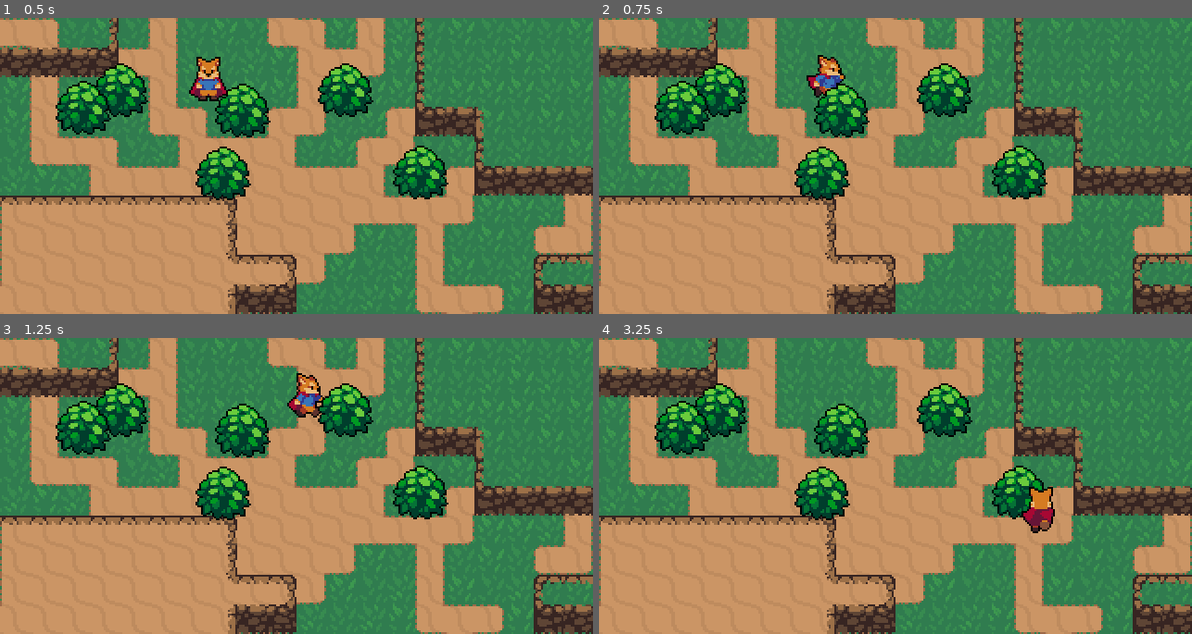
Above: before the commit, frames 1-4 (two rows, left to right).
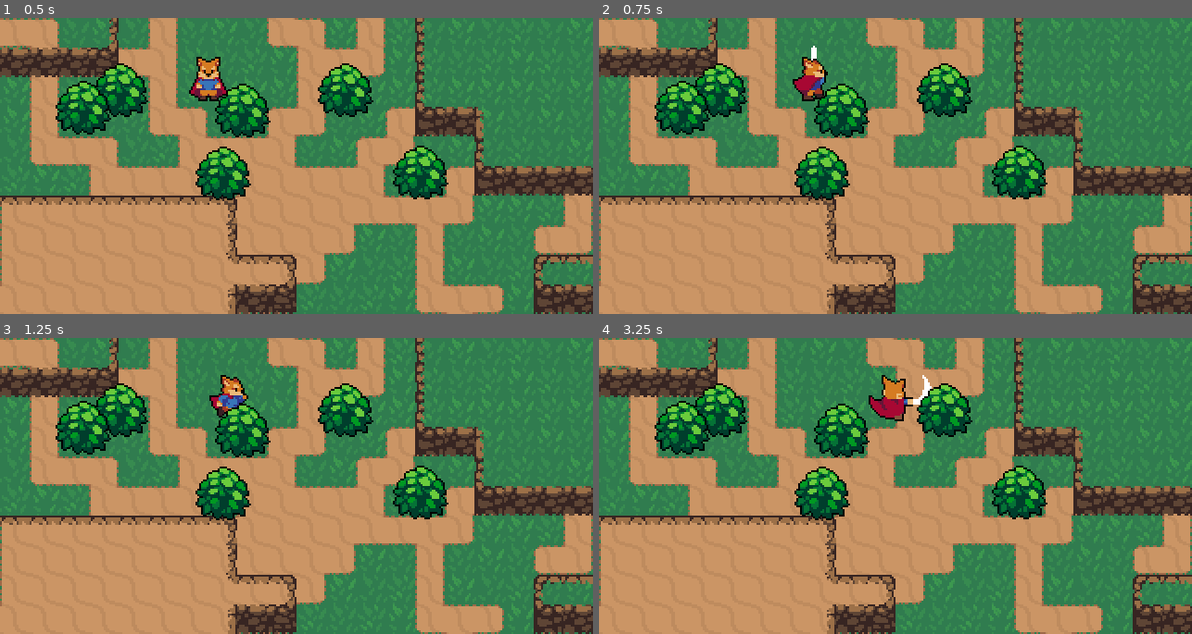
Above: after the commit, the same moments.

Repository: KiYari/TestRPG
Game: Godot game, scene res://World.tscn
Same seed, same stepped clock (60 frames per second), same inputs: the game is played once before the commit and once after it.
Inputs:
- Up to frame 1 (0.5 s): no input
- Up to frame 2 (0.75 s): tap Enter at 0.5 s; hold Right (ui_right) from 0.53 s (still down); tap Space (attack, bound only after the commit) at 0.6 s
- Up to frame 3 (1.25 s): keep holding Right (ui_right)
- Up to frame 4 (3.25 s): release Right (ui_right) at 1.28 s; hold Down (ui_down) 1.28-2.03 s; tap Space (attack, bound only after the commit) at 1.35, 2.1, 2.85 s; hold Right (ui_right) 2.03-2.78 s; hold Up (ui_up) from 2.78 s (still down)

Frame 1 is identical in both runs. In frame 2, 0.9% of the frame differs, in the area x 32-42%, y 9-29%; in frame 3, 1.1%; in frame 4, 1.4%, in the area x 45-77%, y 12-66%.

Commit message:
V6
-Attack Animations
-State Machine that matches states

Diff:
--- a/Player/Player.gd
+++ b/Player/Player.gd
@@ -3,6 +3,14 @@
 const ACCELERATION = 600
 const MAX_SPEED = 90
 const FRICTION = 500
+
+enum{
+	MOVE,
+	ROLL,
+	ATTACK
+}
+
+var state = MOVE
 var velocity = Vector2.ZERO
 
 onready var animationPlayer = $AnimationPlayer
@@ -10,7 +18,21 @@
 onready var animationState = animationTree.get("parameters/playback")
 
 
+func _ready():
+	animationTree.active = true
+
+
 func _physics_process(delta):
+	match state:
+		MOVE:
+			move_state(delta)
+		ROLL:
+			pass
+		ATTACK:
+			attack_state(delta)
+
+
+func move_state(delta):
 	var input_vector = Vector2.ZERO
 	input_vector.x = Input.get_action_strength("ui_right") - Input.get_action_strength("ui_left")
 	input_vector.y = Input.get_action_strength("ui_down") - Input.get_action_strength("ui_up")
@@ -19,6 +41,7 @@
 	if input_vector != Vector2.ZERO:
 		animationTree.set("parameters/Idle/blend_position", input_vector)
 		animationTree.set("parameters/Run/blend_position", input_vector)
+		animationTree.set("parameters/Attack/blend_position", input_vector)
 		animationState.travel("Run")
 		velocity = velocity.move_toward(input_vector * MAX_SPEED, ACCELERATION*delta)
 	else:
@@ -27,3 +50,14 @@
 
 
 	velocity = move_and_slide(velocity)
+
+	if Input.is_action_just_pressed("attack"):
+		velocity = Vector2.ZERO
+		state = ATTACK
+
+
+func attack_state(delta):
+	animationState.travel("Attack")
+
+func attack_animation_finished():
+	state = MOVE
--- a/Player/Player.tscn
+++ b/Player/Player.tscn
@@ -7,7 +7,127 @@
 radius = 5.0
 height = 4.0
 
-[sub_resource type="Animation" id=6]
+[sub_resource type="Animation" id=2]
+resource_name = "AttackDown"
+length = 0.4
+tracks/0/type = "value"
+tracks/0/path = NodePath("Sprite:frame")
+tracks/0/interp = 1
+tracks/0/loop_wrap = true
+tracks/0/imported = false
+tracks/0/enabled = true
+tracks/0/keys = {
+"times": PoolRealArray( 0, 0.1, 0.2, 0.3 ),
+"transitions": PoolRealArray( 1, 1, 1, 1 ),
+"update": 1,
+"values": [ 36, 37, 38, 39 ]
+}
+tracks/1/type = "method"
+tracks/1/path = NodePath(".")
+tracks/1/interp = 1
+tracks/1/loop_wrap = true
+tracks/1/imported = false
+tracks/1/enabled = true
+tracks/1/keys = {
+"times": PoolRealArray( 0.4 ),
+"transitions": PoolRealArray( 1 ),
+"values": [ {
+"args": [  ],
+"method": "attack_animation_finished"
+} ]
+}
+
+[sub_resource type="Animation" id=26]
+resource_name = "AttackLeft"
+length = 0.4
+tracks/0/type = "value"
+tracks/0/path = NodePath("Sprite:frame")
+tracks/0/interp = 1
+tracks/0/loop_wrap = true
+tracks/0/imported = false
+tracks/0/enabled = true
+tracks/0/keys = {
+"times": PoolRealArray( 0, 0.1, 0.2, 0.3 ),
+"transitions": PoolRealArray( 1, 1, 1, 1 ),
+"update": 1,
+"values": [ 32, 33, 34, 35 ]
+}
+tracks/1/type = "method"
+tracks/1/path = NodePath(".")
+tracks/1/interp = 1
+tracks/1/loop_wrap = true
+tracks/1/imported = false
+tracks/1/enabled = true
+tracks/1/keys = {
+"times": PoolRealArray( 0.4 ),
+"transitions": PoolRealArray( 1 ),
+"values": [ {
+"args": [  ],
+"method": "attack_animation_finished"
+} ]
+}
+
+[sub_resource type="Animation" id=3]
+resource_name = "AttackRight"
+length = 0.4
+tracks/0/type = "value"
+tracks/0/path = NodePath("Sprite:frame")
+tracks/0/interp = 1
+tracks/0/loop_wrap = true
+tracks/0/imported = false
+tracks/0/enabled = true
+tracks/0/keys = {
+"times": PoolRealArray( 0, 0.1, 0.2, 0.3 ),
+"transitions": PoolRealArray( 1, 1, 1, 1 ),
+"update": 1,
+"values": [ 24, 25, 26, 27 ]
+}
+tracks/1/type = "method"
+tracks/1/path = NodePath(".")
+tracks/1/interp = 1
+tracks/1/loop_wrap = true
+tracks/1/imported = false
+tracks/1/enabled = true
+tracks/1/keys = {
+"times": PoolRealArray( 0.4 ),
+"transitions": PoolRealArray( 1 ),
+"values": [ {
+"args": [  ],
+"method": "attack_animation_finished"
+} ]
+}
+
+[sub_resource type="Animation" id=27]
+resource_name = "AttackUp"
+length = 0.4
+tracks/0/type = "value"
+tracks/0/path = NodePath("Sprite:frame")
+tracks/0/interp = 1
+tracks/0/loop_wrap = true
+tracks/0/imported = false
+tracks/0/enabled = true
+tracks/0/keys = {
+"times": PoolRealArray( 0, 0.1, 0.2, 0.3 ),
+"transitions": PoolRealArray( 1, 1, 1, 1 ),
+"update": 1,
+"values": [ 28, 29, 30, 31 ]
+}
+tracks/1/type = "method"
+tracks/1/path = NodePath(".")
+tracks/1/interp = 1
+tracks/1/loop_wrap = true
+tracks/1/imported = false
+tracks/1/enabled = true
+tracks/1/keys = {
+"times": PoolRealArray( 0.4 ),
+"transitions": PoolRealArray( 1 ),
+"values": [ {
+"args": [  ],
+"method": "attack_animation_finished"
+} ]
+}
+
+[sub_resource type="Animation" id=4]
 resource_name = "IdleDown"
 length = 0.1
 loop = true
@@ -75,8 +195,7 @@
 "values": [ 6 ]
 }
 
-[sub_resource type="Animation" id=4]
-resource_name = "RunDown"
+[sub_resource type="Animation" id=8]
 length = 0.6
 loop = true
 tracks/0/type = "value"
@@ -92,8 +211,7 @@
 "values": [ 19, 20, 21, 22, 23, 18 ]
 }
 
-[sub_resource type="Animation" id=5]
-resource_name = "RunLeft"
+[sub_resource type="Animation" id=9]
 length = 0.6
 loop = true
 tracks/0/type = "value"
@@ -109,8 +227,7 @@
 "values": [ 13, 14, 15, 16, 17, 12 ]
 }
 
-[sub_resource type="Animation" id=2]
-resource_name = "RunRight"
+[sub_resource type="Animation" id=10]
 length = 0.6
 loop = true
 tracks/0/type = "value"
@@ -126,8 +243,7 @@
 "values": [ 1, 2, 3, 4, 5, 0 ]
 }
 
-[sub_resource type="Animation" id=3]
-resource_name = "RunUp"
+[sub_resource type="Animation" id=11]
 length = 0.6
 loop = true
 tracks/0/type = "value"
@@ -143,26 +259,51 @@
 "values": [ 7, 8, 9, 10, 11, 6 ]
 }
 
+[sub_resource type="AnimationNodeAnimation" id=28]
+animation = "AttackLeft"
+
+[sub_resource type="AnimationNodeAnimation" id=29]
+animation = "AttackDown"
+
+[sub_resource type="AnimationNodeAnimation" id=30]
+animation = "AttackRight"
+
+[sub_resource type="AnimationNodeAnimation" id=31]
+animation = "AttackUp"
+
+[sub_resource type="AnimationNodeBlendSpace2D" id=32]
+blend_point_0/node = SubResource( 28 )
+blend_point_0/pos = Vector2( -1.1, 0 )
+blend_point_1/node = SubResource( 29 )
+blend_point_1/pos = Vector2( 0, 0.9 )
+blend_point_2/node = SubResource( 30 )
+blend_point_2/pos = Vector2( 1.1, 0 )
+blend_point_3/node = SubResource( 31 )
+blend_point_3/pos = Vector2( 0, -1 )
+min_space = Vector2( -1.1, -1 )
+max_space = Vector2( 1.1, 1 )
+blend_mode = 1
+
+[sub_resource type="AnimationNodeAnimation" id=12]
+animation = "IdleLeft"
+
 [sub_resource type="AnimationNodeAnimation" id=13]
-animation = "IdleLeft"
+animation = "IdleDown"
 
 [sub_resource type="AnimationNodeAnimation" id=14]
-animation = "IdleDown"
+animation = "IdleUp"
 
 [sub_resource type="AnimationNodeAnimation" id=15]
-animation = "IdleUp"
-
-[sub_resource type="AnimationNodeAnimation" id=16]
 animation = "IdleRight"
 
-[sub_resource type="AnimationNodeBlendSpace2D" id=10]
-blend_point_0/node = SubResource( 13 )
+[sub_resource type="AnimationNodeBlendSpace2D" id=16]
+blend_point_0/node = SubResource( 12 )
 blend_point_0/pos = Vector2( -1.1, 0 )
-blend_point_1/node = SubResource( 14 )
+blend_point_1/node = SubResource( 13 )
 blend_point_1/pos = Vector2( 0, 1 )
-blend_point_2/node = SubResource( 15 )
+blend_point_2/node = SubResource( 14 )
 blend_point_2/pos = Vector2( 0, -1 )
-blend_point_3/node = SubResource( 16 )
+blend_point_3/node = SubResource( 15 )
 blend_point_3/pos = Vector2( 1.1, 0 )
 min_space = Vector2( -1.1, -1 )
 max_space = Vector2( 1.1, 1 )
@@ -197,15 +338,21 @@
 
 [sub_resource type="AnimationNodeStateMachineTransition" id=23]
 
-[sub_resource type="AnimationNodeStateMachine" id=11]
-states/Idle/node = SubResource( 10 )
+[sub_resource type="AnimationNodeStateMachineTransition" id=33]
+
+[sub_resource type="AnimationNodeStateMachineTransition" id=34]
+
+[sub_resource type="AnimationNodeStateMachine" id=24]
+states/Attack/node = SubResource( 32 )
+states/Attack/position = Vector2( 380, 51 )
+states/Idle/node = SubResource( 16 )
 states/Idle/position = Vector2( 380, 142 )
 states/Run/node = SubResource( 21 )
 states/Run/position = Vector2( 580, 142 )
-transitions = [ "Idle", "Run", SubResource( 22 ), "Run", "Idle", SubResource( 23 ) ]
+transitions = [ "Idle", "Run", SubResource( 22 ), "Run", "Idle", SubResource( 23 ), "Attack", "Idle", SubResource( 33 ), "Idle", "Attack", SubResource( 34 ) ]
 start_node = "Idle"
 
-[sub_resource type="AnimationNodeStateMachinePlayback" id=12]
+[sub_resource type="AnimationNodeStateMachinePlayback" id=25]
 
 [node name="Player" type="KinematicBody2D"]
 script = ExtResource( 2 )
@@ -217,26 +364,30 @@
 position = Vector2( 1, -8 )
 texture = ExtResource( 1 )
 hframes = 60
-frame = 18
+frame = 31
 
 [node name="CollisionShape2D" type="CollisionShape2D" parent="."]
 rotation = -1.5708
 shape = SubResource( 1 )
 
 [node name="AnimationPlayer" type="AnimationPlayer" parent="."]
-anims/IdleDown = SubResource( 6 )
-anims/IdleLeft = SubResource( 7 )
-anims/IdleRight = SubResource( 8 )
-anims/IdleUp = SubResource( 9 )
-anims/RunDown = SubResource( 4 )
-anims/RunLeft = SubResource( 5 )
-anims/RunRight = SubResource( 2 )
-anims/RunUp = SubResource( 3 )
+anims/AttackDown = SubResource( 2 )
+anims/AttackLeft = SubResource( 26 )
+anims/AttackRight = SubResource( 3 )
+anims/AttackUp = SubResource( 27 )
+anims/IdleDown = SubResource( 4 )
+anims/IdleLeft = SubResource( 5 )
+anims/IdleRight = SubResource( 6 )
+anims/IdleUp = SubResource( 7 )
+anims/RunDown = SubResource( 8 )
+anims/RunLeft = SubResource( 9 )
+anims/RunRight = SubResource( 10 )
+anims/RunUp = SubResource( 11 )
 
 [node name="AnimationTree" type="AnimationTree" parent="."]
-tree_root = SubResource( 11 )
+tree_root = SubResource( 24 )
 anim_player = NodePath("../AnimationPlayer")
-active = true
-parameters/playback = SubResource( 12 )
+parameters/playback = SubResource( 25 )
+parameters/Attack/blend_position = Vector2( 0, 0 )
 parameters/Idle/blend_position = Vector2( 0, 0 )
 parameters/Run/blend_position = Vector2( 0, 0 )
--- a/project.godot
+++ b/project.godot
@@ -51,6 +51,43 @@
 "svg/scale": 1.0
 }
 
+[input]
+
+ui_left={
+"deadzone": 0.5,
+"events": [ Object(InputEventKey,"resource_local_to_scene":false,"resource_name":"","device":0,"alt":false,"shift":false,"control":false,"meta":false,"command":false,"pressed":false,"scancode":16777231,"unicode":0,"echo":false,"script":null)
+, Object(InputEventJoypadButton,"resource_local_to_scene":false,"resource_name":"","device":0,"button_index":14,"pressure":0.0,"pressed":false,"script":null)
+, Object(InputEventKey,"resource_local_to_scene":false,"resource_name":"","device":0,"alt":false,"shift":false,"control":false,"meta":false,"command":false,"pressed":false,"scancode":65,"unicode":0,"echo":false,"script":null)
+ ]
+}
+ui_right={
+"deadzone": 0.5,
+"events": [ Object(InputEventKey,"resource_local_to_scene":false,"resource_name":"","device":0,"alt":false,"shift":false,"control":false,"meta":false,"command":false,"pressed":false,"scancode":16777233,"unicode":0,"echo":false,"script":null)
+, Object(InputEventJoypadButton,"resource_local_to_scene":false,"resource_name":"","device":0,"button_index":15,"pressure":0.0,"pressed":false,"script":null)
+, Object(InputEventKey,"resource_local_to_scene":false,"resource_name":"","device":0,"alt":false,"shift":false,"control":false,"meta":false,"command":false,"pressed":false,"scancode":68,"unicode":0,"echo":false,"script":null)
+ ]
+}
+ui_up={
+"deadzone": 0.5,
+"events": [ Object(InputEventKey,"resource_local_to_scene":false,"resource_name":"","device":0,"alt":false,"shift":false,"control":false,"meta":false,"command":false,"pressed":false,"scancode":16777232,"unicode":0,"echo":false,"script":null)
+, Object(InputEventJoypadButton,"resource_local_to_scene":false,"resource_name":"","device":0,"button_index":12,"pressure":0.0,"pressed":false,"script":null)
+, Object(InputEventKey,"resource_local_to_scene":false,"resource_name":"","device":0,"alt":false,"shift":false,"control":false,"meta":false,"command":false,"pressed":false,"scancode":87,"unicode":0,"echo":false,"script":null)
+ ]
+}
+ui_down={
+"deadzone": 0.5,
+"events": [ Object(InputEventKey,"resource_local_to_scene":false,"resource_name":"","device":0,"alt":false,"shift":false,"control":false,"meta":false,"command":false,"pressed":false,"scancode":16777234,"unicode":0,"echo":false,"script":null)
+, Object(InputEventJoypadButton,"resource_local_to_scene":false,"resource_name":"","device":0,"button_index":13,"pressure":0.0,"pressed":false,"script":null)
+, Object(InputEventKey,"resource_local_to_scene":false,"resource_name":"","device":0,"alt":false,"shift":false,"control":false,"meta":false,"command":false,"pressed":false,"scancode":83,"unicode":0,"echo":false,"script":null)
+ ]
+}
+attack={
+"deadzone": 0.5,
+"events": [ Object(InputEventKey,"resource_local_to_scene":false,"resource_name":"","device":0,"alt":false,"shift":false,"control":false,"meta":false,"command":false,"pressed":false,"scancode":32,"unicode":0,"echo":false,"script":null)
+, Object(InputEventKey,"resource_local_to_scene":false,"resource_name":"","device":0,"alt":false,"shift":false,"control":false,"meta":false,"command":false,"pressed":false,"scancode":74,"unicode":0,"echo":false,"script":null)
+ ]
+}
+
 [rendering]
 
 environment/default_environment="res://default_env.tres"
Not shown: 4 places in Player/Player.tscn that only renumber resources
